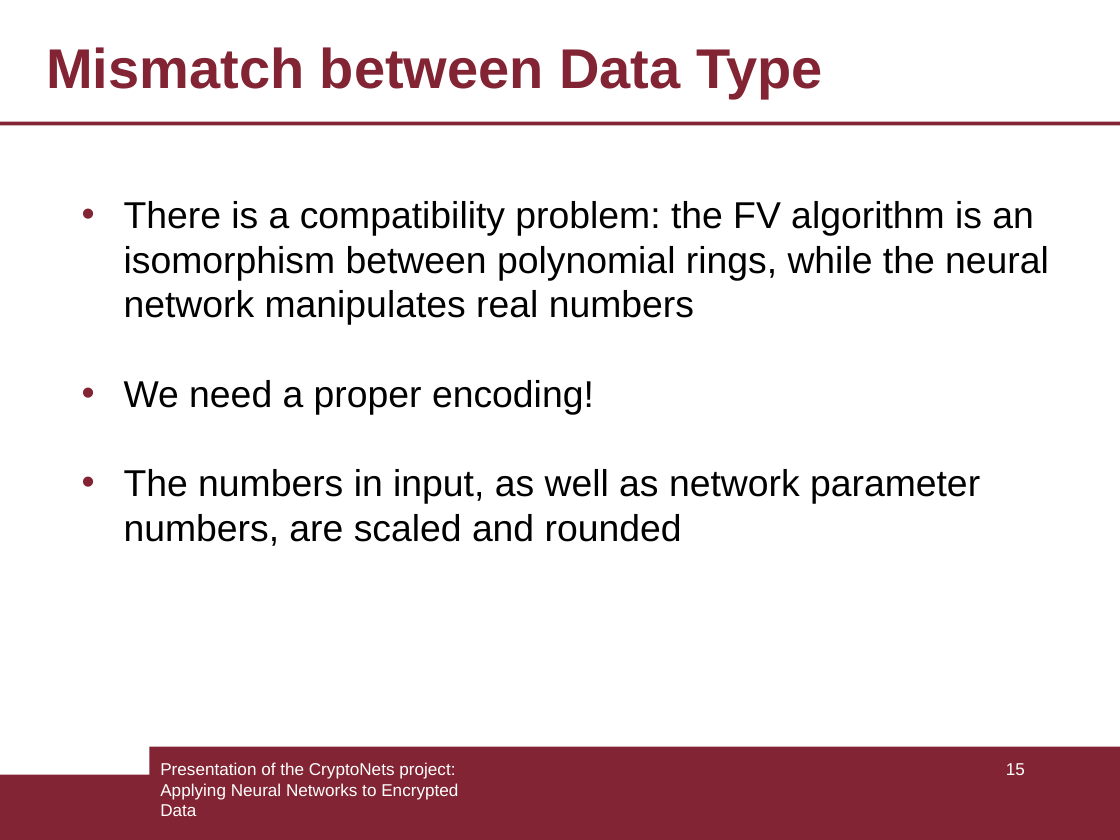
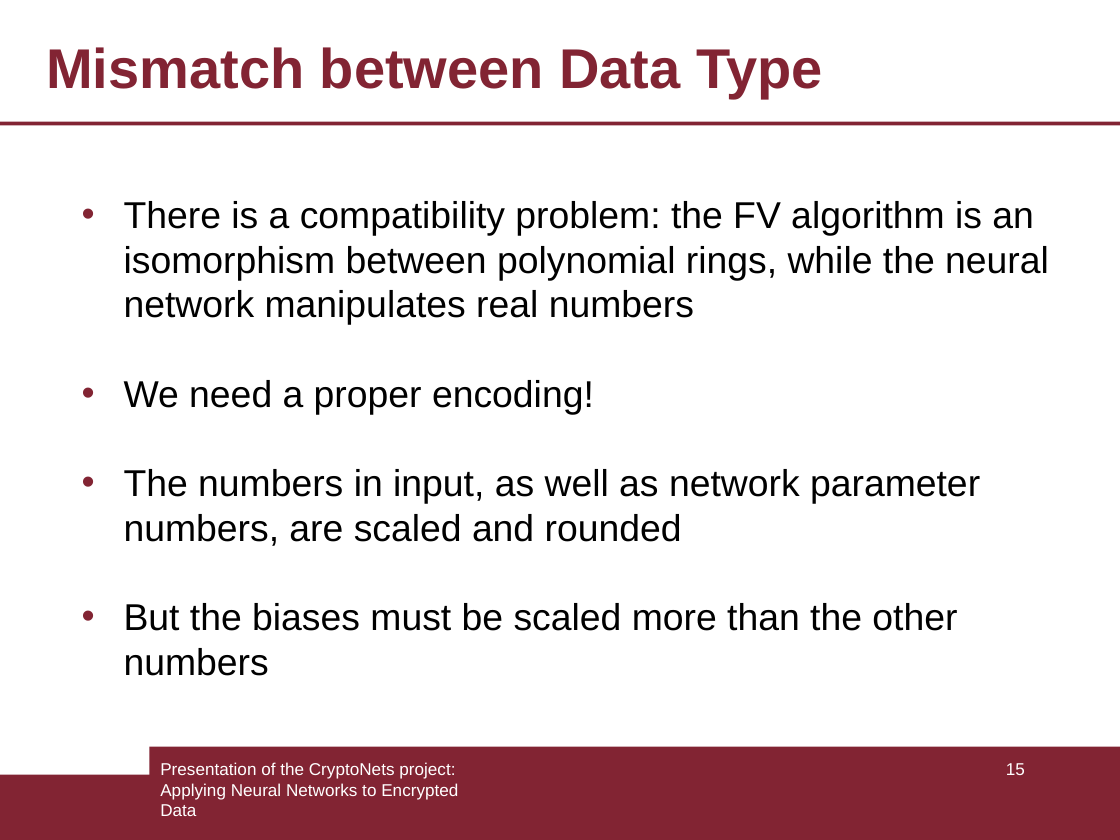
Before and after one commit to armandofln/CryptoNets-with-Python, a slide deck: slide 15 of slides/slide.odp. Drawn at 1120x840 pixels with LibreOffice and Linux fonts; fonts in the diff are those of the drawing. Boxes give left, top, right and bottom in pixels: in the first picture for what was removed or moved away, otherwise in the second. Text is boxed around its words. In the diff, an @@ line names an element or a change of style, - is before the commit and + after.

```diff
--- a/slides/slide.odp
+++ b/slides/slide.odp
@@ text at box(124, 603, 957, 676): paragraph added @@
+• But the biases must be scaled more than the other numbers
```
Also in this commit, not shown: 4 other slides changed, 2 slides added.
